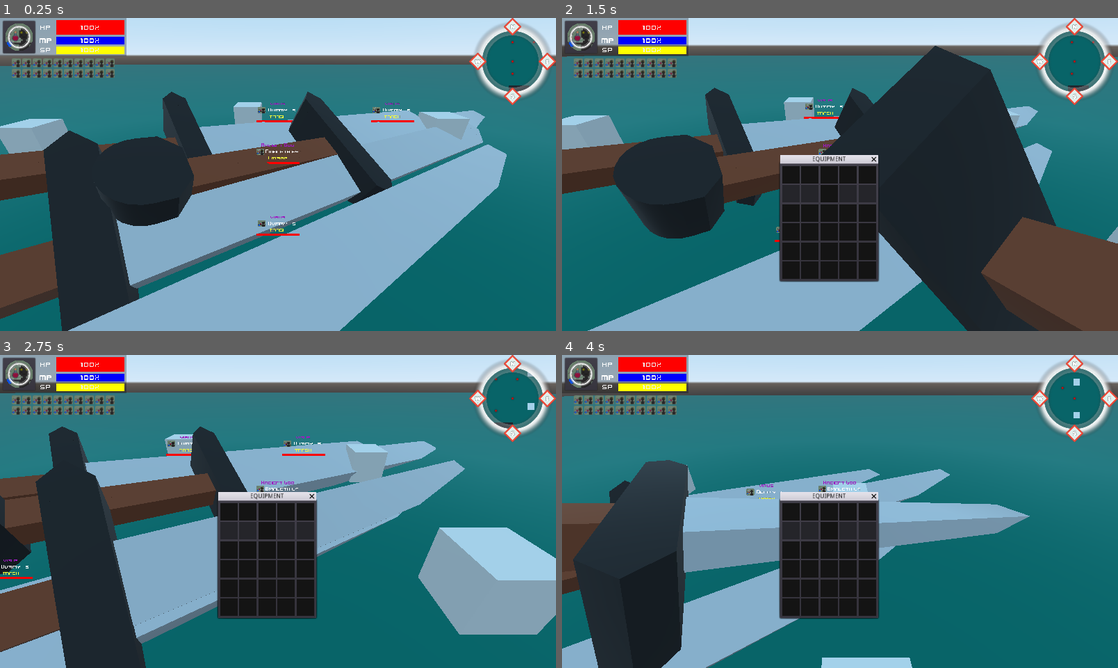
Above: before the commit, frames 1-4 (two rows, left to right).
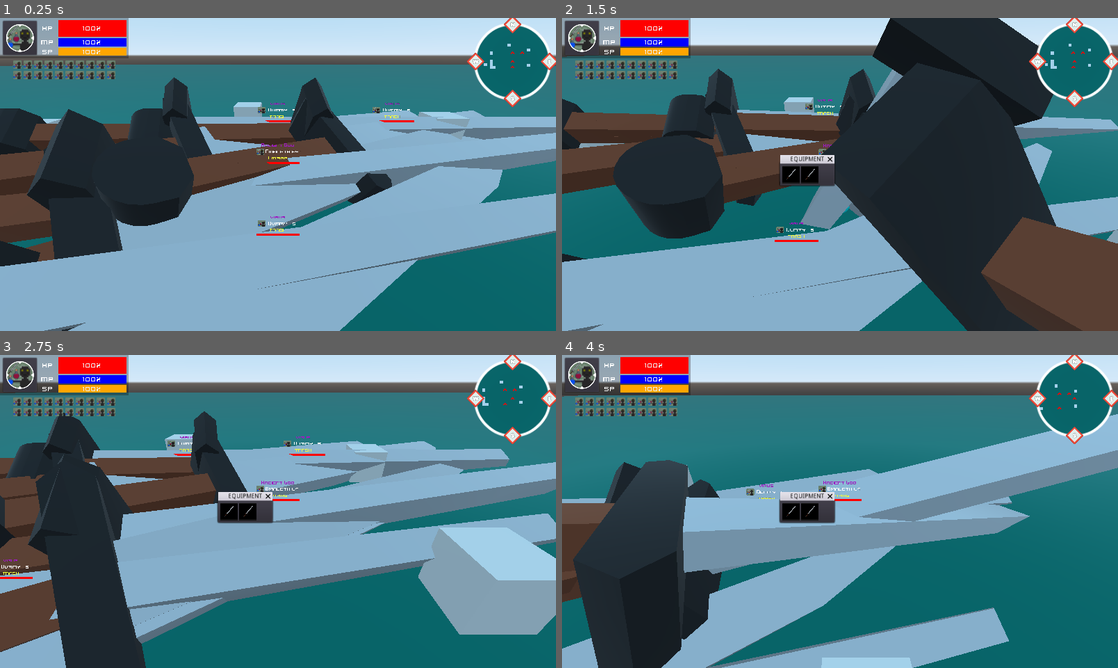
Above: after the commit, the same moments.

Repository: Emaleth/Aether_client
Game: Godot game, scene res://src/world/World.tscn
Two runs of this game, one before a commit and one after it. Both use one fixed random seed, a clock stepped at 60 frames per second and the inputs below.
Inputs (mouse positions are in pixels of both pictures, inside the frame that each line leads up to; where the layout moved, square brackets give the same spot in the first picture):
- Up to frame 1 (0.25 s): no input
- Up to frame 2 (1.5 s): click (584, 36) [578, 36] at 0.5 s; move the mouse to (962, 158) at 1.27 s; hold D (move_right) from 1.28 s (still down); tap C (character) at 1.35 s; click (962, 158) at 1.42 s
- Up to frame 3 (2.75 s): tap Space (jump) at 1.52 s; release D (move_right) at 2 s; drag from (166, 527) to (250, 574) at 2.02 s
- Up to frame 4 (4 s): move the mouse to (895, 442) at 2.77 s; hold D (move_right) 2.78-3.53 s; hold Middle mouse button (pan) 2.78-3.53 s; click (895, 442) at 2.92 s; move the mouse to (834, 517) at 3.52 s; hold W (move_forward) from 3.53 s (still down); right-click (834, 517) at 3.6 s; click (834, 517) at 3.67 s; tap Space (jump) at 3.77 s

The runs differ from the first frame. In frame 1, 23% of the frame differs, in the area x 0-100%, y 0-100%; in frame 2, 28%; in frame 3, 25%; in frame 4, 22%.

Commit message:
eq displays items

Diff:
--- a/scenes/Crate.tscn
+++ b/scenes/Crate.tscn
@@ -16,6 +16,7 @@
 [node name="crate" parent="." instance=ExtResource( 1 )]
 
 [node name="Cube" parent="crate" index="0"]
+layers = 7
 material/0 = SubResource( 2 )
 
 [editable path="crate"]
--- a/scenes/Ground.tscn
+++ b/scenes/Ground.tscn
@@ -9,6 +9,9 @@
 
 [node name="ground" parent="." instance=ExtResource( 1 )]
 
+[node name="generatedClone" parent="ground" index="0"]
+layers = 7
+
 [node name="CollisionShape" type="CollisionShape" parent="."]
 shape = SubResource( 1 )
 
--- a/src/actors/Actor.gd
+++ b/src/actors/Actor.gd
@@ -53,9 +53,9 @@
 		"item" : "00001"
 	},
 	"offhand" : {
-		"bone" : ["LeftHand"],
-		"slot" : null,
-		"item" : null
+		"bone" : ["mixamorigLeftHand"],
+		"slot" : null,
+		"item" : "00001"
 	},
 	"boots" : {
 		"bone" : ["LeftFoot", "RightFoot"],
@@ -191,13 +191,13 @@
 	for i in model.get_children():
 		if i is MeshInstance:
 			hide_from_minimap_camera(i)
-			i.set_layer_mask_bit(2, false)
+			i.set_layer_mask_bit(0, false)
 		else:
 			if i.get_child_count() > 0:
 				for l in i.get_children():
 					if l is MeshInstance:
 						hide_from_minimap_camera(l)
-						l.set_layer_mask_bit(2, false)
+						l.set_layer_mask_bit(0, false)
 	# CREATE BONE ATTACHMENT NODES
 	for i in equipment:
 		for s in equipment.get(i).bone:
@@ -236,8 +236,8 @@
 			hide_from_minimap_camera(i)
 
 func hide_from_minimap_camera(mesh):
-	mesh.set_layer_mask_bit(0, false)
-	mesh.set_layer_mask_bit(2, true)
+	mesh.set_layer_mask_bit(1, false)
+	mesh.set_layer_mask_bit(2, false)
 
 func show_indicator(yay_or_nay : bool):
 	if yay_or_nay:
--- a/src/actors/dummy/Enemy.gd
+++ b/src/actors/dummy/Enemy.gd
@@ -9,7 +9,7 @@
 	statistics.title = "virus"
 
 	model = preload("res://models/human_male.fbx")
-	$Debug.queue_free()
+#	$Debug.queue_free()
 	conf()
 	load_eq()
 	for i in model.get_children():
--- a/src/actors/player/Player.gd
+++ b/src/actors/player/Player.gd
@@ -12,7 +12,7 @@
 
 #	Input.set_use_accumulated_input(false)
 	model = preload("res://models/human_female.fbx")
-	$Debug.queue_free()
+#	$Debug.queue_free()
 	conf()
 	$GUI.conf(resources, minimap_camera_remote_transform)
 	connect("res_mod", $GUI, "update_gui", [resources])
--- a/src/camera/CameraRig.tscn
+++ b/src/camera/CameraRig.tscn
@@ -6,7 +6,7 @@
 script = ExtResource( 1 )
 
 [node name="Camera" type="Camera" parent="."]
-cull_mask = 1048573
+cull_mask = 1
 current = true
 near = 0.01
 far = 1000.0
--- a/src/gui/GUI.gd
+++ b/src/gui/GUI.gd
@@ -1,4 +1,15 @@
 extends CanvasLayer
+
+var source_slot = {
+	"slot" : null,
+	"item" : "",
+	"quantity" : 0,
+}
+var target_slot = {
+	"slot" : null,
+	"item" : "",
+	"quantity" : 0,
+}
 
 onready var nesw : Control = $MiniMap/Compass
 
@@ -23,9 +34,9 @@
 			$Equipment.hide()
 
 func conf(resources, minimap_camera_remote_transform):
-	$Progress.health_bar.conf(tr("00006"), resources.health.maximum, resources.health.current, Color(1, 0, 0, 1))
-	$Progress.mana_bar.conf(tr("00008"), resources.mana.maximum, resources.mana.current, Color(0, 0, 1, 1))
-	$Progress.stamina_bar.conf(tr("00010"), resources.stamina.maximum, resources.stamina.current, Color(1, 1, 0, 1))
+	$Progress.health_bar.conf(tr("00006"), resources.health.maximum, resources.health.current, Color.red)
+	$Progress.mana_bar.conf(tr("00008"), resources.mana.maximum, resources.mana.current, Color.blue)
+	$Progress.stamina_bar.conf(tr("00010"), resources.stamina.maximum, resources.stamina.current, Color.orange)
 
 	minimap_camera_remote_transform.remote_path = $MiniMap/MarginContainer/ViewportContainer/Viewport/MiniMapCamera.get_path()
 
@@ -42,9 +53,9 @@
 		$TargetProgress.lvl_label.text = target.statistics.level
 #		$TargetProgress.class_texture.texture = load("res://icon.png")
 		$TargetProgress.target_stuff.show()
-		$TargetProgress.health_bar.conf(tr("00006"), target.resources.health.maximum, target.resources.health.current, Color(1, 0, 0, 1))
-		$TargetProgress.mana_bar.conf(tr("00008"), target.resources.mana.maximum, target.resources.mana.current, Color(0, 0, 1, 1))
-		$TargetProgress.stamina_bar.conf(tr("00010"), target.resources.stamina.maximum, target.resources.stamina.current, Color(1, 1, 0, 1))
+		$TargetProgress.health_bar.conf(tr("00006"), target.resources.health.maximum, target.resources.health.current, Color.red)
+		$TargetProgress.mana_bar.conf(tr("00008"), target.resources.mana.maximum, target.resources.mana.current, Color.blue)
+		$TargetProgress.stamina_bar.conf(tr("00010"), target.resources.stamina.maximum, target.resources.stamina.current, Color.orange)
 		$TargetProgress.show()
 
 func update_targe_info(res):
--- a/src/gui/NullSlot.tscn
+++ b/src/gui/NullSlot.tscn
@@ -4,6 +4,7 @@
 margin_right = 40.0
 margin_bottom = 40.0
 rect_min_size = Vector2( 40, 40 )
+mouse_filter = 1
 __meta__ = {
 "_edit_use_anchors_": false
 }
--- a/src/gui/TargetIndicator.gd
+++ b/src/gui/TargetIndicator.gd
@@ -9,11 +9,14 @@
 onready var tween : Tween = $Tween
 onready var target_indicator : Spatial = $TargetIndicator
 onready var minimap_indicator : Spatial = $minimap_indicator
+onready var map_indicator : Spatial = $map_indicator
+
 var type = "enemy"
 
 func _ready() -> void:
 	target_indicator.get_node("Icosphere").get("material/0").set_albedo(types.get(type))
 	minimap_indicator.get_node("Plane").get("material/0").set_albedo(types.get(type))
+	map_indicator.get_node("Plane").get("material/0").set_albedo(types.get(type))
 	target_indicator.transform.origin.y = 3.3
 
 func bounce():
--- a/src/gui/TargetIndicator.tscn
+++ b/src/gui/TargetIndicator.tscn
@@ -1,9 +1,11 @@
-[gd_scene load_steps=7 format=2]
+[gd_scene load_steps=10 format=2]
 
 [ext_resource path="res://src/gui/TargetIndicator.gd" type="Script" id=1]
 [ext_resource path="res://models/target_indicator.glb" type="PackedScene" id=2]
-[ext_resource path="res://textures/circle_05.png" type="Texture" id=3]
+[ext_resource path="res://textures/crosshair022.png" type="Texture" id=3]
 [ext_resource path="res://models/minimap_indicator.glb" type="PackedScene" id=4]
+[ext_resource path="res://textures/crosshair001.png" type="Texture" id=5]
+[ext_resource path="res://models/map_indicator.glb" type="PackedScene" id=6]
 
 [sub_resource type="SpatialMaterial" id=1]
 resource_local_to_scene = true
@@ -20,6 +22,14 @@
 flags_disable_ambient_light = true
 albedo_texture = ExtResource( 3 )
 
+[sub_resource type="SpatialMaterial" id=3]
+flags_transparent = true
+flags_unshaded = true
+flags_fixed_size = true
+flags_do_not_receive_shadows = true
+flags_disable_ambient_light = true
+albedo_texture = ExtResource( 5 )
+
 [node name="Spatial" type="Spatial"]
 script = ExtResource( 1 )
 
@@ -32,16 +42,24 @@
 visible = false
 
 [node name="Icosphere" parent="TargetIndicator" index="0"]
-layers = 4
 material/0 = SubResource( 1 )
 
 [node name="minimap_indicator" parent="." instance=ExtResource( 4 )]
-transform = Transform( 1, 0, 0, 0, 1, 0, 0, 0, 1, 0, 3, 0 )
+transform = Transform( 3, 0, 0, 0, 1, 0, 0, 0, 3, 0, 3, 0 )
 
 [node name="Plane" parent="minimap_indicator" index="0"]
 layers = 2
 cast_shadow = 0
 material/0 = SubResource( 2 )
 
+[node name="map_indicator" parent="." instance=ExtResource( 6 )]
+transform = Transform( 1, 0, 0, 0, 1, 0, 0, 0, 1, 0, 3, 0 )
+
+[node name="Plane" parent="map_indicator" index="0"]
+transform = Transform( 1.5, 0, 0, 0, 1, 0, 0, 0, 1.5, 0, 0, 0 )
+layers = 4
+material/0 = SubResource( 3 )
+
 [editable path="TargetIndicator"]
 [editable path="minimap_indicator"]
+[editable path="map_indicator"]
--- a/src/gui/eq/Equipment.gd
+++ b/src/gui/eq/Equipment.gd
@@ -3,19 +3,42 @@
 
 var actor_eq
 
-var source_slot = {
-	"slot" : null,
-	"item" : "",
-	"quantity" : 0,
+var equipment : Dictionary = {
+	"mainhand" : {
+		"slot" : null,
+		"item" : null
+	},
+	"offhand" : {
+		"slot" : null,
+		"item" : null
+	},
+	"boots" : {
+		"slot" : null,
+		"item" : null
+	},
+	"gloves" : {
+		"slot" : null,
+		"item" : null
+	},
+	"torso" : {
+		"slot" : null,
+		"item" : null
+	},
+	"helmet" : {
+		"slot" : null,
+		"item" : null
+	},
+	"cape" : {
+		"slot" : null,
+		"item" : null
+	}
 }
-var target_slot = {
-	"slot" : null,
-	"item" : "",
-	"quantity" : 0,
-}
+
 
 func _ready() -> void:
 	window_title = tr("00013")
+	equipment.mainhand.slot = $MarginContainer/GridContainer/MainHand
+	equipment.offhand.slot = $MarginContainer/GridContainer/OffHand
 
 func _on_MarginContainer_sort_children() -> void:
 	rect_min_size = $MarginContainer.rect_min_size
@@ -24,26 +47,13 @@
 func conf(eq : Dictionary):
 	actor_eq = eq
 	for i in actor_eq:
-		print(i)
-#		print(actor_eq.get(i))
-#		print(actor_eq.get(i).slot)
-#		print(actor_eq.get(i).item)
-#		var new_slot = slot_path.instance()
-#		slot_grid.add_child(new_slot)
-#		actor_eq.get(i).slot_node = new_slot
-#		new_slot.conf(self, actor_eq.get(i).item, actor_eq.get(i).quantity, i)
-##	print(actor_inv)
+		if equipment.get(i).slot:
+			equipment.get(i).slot.conf(self, actor_eq.get(i).item, 1, NAN, true)
+			print(equipment.get(i).item)
+			print(equipment.get(i).slot)
+
 
 func can_drop_data(position: Vector2, data) -> bool:
-#	print(actor_inv)
 	return false
 
-
-func conf_slots():
-	$slot.type = "mainhand"
-	$slot.type = "offhand"
-	$slot.type = "boots"
-	$slot.type = "gloves"
-	$slot.type = "torso"
-	$slot.type = "helmet"
-	$slot.type = "cape"
+#
--- a/src/gui/eq/Equipment.tscn
+++ b/src/gui/eq/Equipment.tscn
@@ -1,8 +1,7 @@
-[gd_scene load_steps=4 format=2]
+[gd_scene load_steps=3 format=2]
 
 [ext_resource path="res://src/gui/eq/Equipment.gd" type="Script" id=1]
 [ext_resource path="res://src/gui/w_base/slot/Slot.tscn" type="PackedScene" id=2]
-[ext_resource path="res://src/gui/NullSlot.tscn" type="PackedScene" id=3]
 
 [node name="Equipment" type="WindowDialog"]
 margin_left = 317.5
@@ -28,154 +27,23 @@
 "_edit_use_anchors_": false
 }
 
-[node name="VBoxContainer" type="VBoxContainer" parent="MarginContainer"]
+[node name="GridContainer" type="GridContainer" parent="MarginContainer"]
 margin_left = 5.0
 margin_top = 5.0
 margin_right = 221.0
-margin_bottom = 265.0
-alignment = 1
+margin_bottom = 221.0
+columns = 5
 
-[node name="TrinketRow" type="HBoxContainer" parent="MarginContainer/VBoxContainer"]
-margin_right = 216.0
-margin_bottom = 40.0
-alignment = 1
+[node name="MainHand" parent="MarginContainer/GridContainer" instance=ExtResource( 2 )]
+margin_left = 88.0
+margin_top = 132.0
+margin_right = 128.0
+margin_bottom = 172.0
 
-[node name="Slot" parent="MarginContainer/VBoxContainer/TrinketRow" instance=ExtResource( 2 )]
-
-[node name="Slot2" parent="MarginContainer/VBoxContainer/TrinketRow" instance=ExtResource( 2 )]
-margin_left = 44.0
-margin_right = 84.0
-
-[node name="Slot3" parent="MarginContainer/VBoxContainer/TrinketRow" instance=ExtResource( 2 )]
+[node name="OffHand" parent="MarginContainer/GridContainer" instance=ExtResource( 2 )]
 margin_left = 88.0
+margin_top = 132.0
 margin_right = 128.0
-
-[node name="Slot4" parent="MarginContainer/VBoxContainer/TrinketRow" instance=ExtResource( 2 )]
-margin_left = 132.0
-margin_right = 172.0
-
-[node name="Slot5" parent="MarginContainer/VBoxContainer/TrinketRow" instance=ExtResource( 2 )]
-margin_left = 176.0
-margin_right = 216.0
-
-[node name="HeadRow" type="HBoxContainer" parent="MarginContainer/VBoxContainer"]
-margin_top = 44.0
-margin_right = 216.0
-margin_bottom = 84.0
-alignment = 1
-
-[node name="NullSlot" parent="MarginContainer/VBoxContainer/HeadRow" instance=ExtResource( 3 )]
-
-[node name="NullSlot2" parent="MarginContainer/VBoxContainer/HeadRow" instance=ExtResource( 3 )]
-margin_left = 44.0
-margin_right = 84.0
-
-[node name="Slot" parent="MarginContainer/VBoxContainer/HeadRow" instance=ExtResource( 2 )]
-margin_left = 88.0
-margin_right = 128.0
-
-[node name="NullSlot3" parent="MarginContainer/VBoxContainer/HeadRow" instance=ExtResource( 3 )]
-margin_left = 132.0
-margin_right = 172.0
-
-[node name="NullSlot4" parent="MarginContainer/VBoxContainer/HeadRow" instance=ExtResource( 3 )]
-margin_left = 176.0
-margin_right = 216.0
-
-[node name="ChestRow" type="HBoxContainer" parent="MarginContainer/VBoxContainer"]
-margin_top = 88.0
-margin_right = 216.0
-margin_bottom = 128.0
-alignment = 1
-
-[node name="Slot" parent="MarginContainer/VBoxContainer/ChestRow" instance=ExtResource( 2 )]
-
-[node name="Slot2" parent="MarginContainer/VBoxContainer/ChestRow" instance=ExtResource( 2 )]
-margin_left = 44.0
-margin_right = 84.0
-
-[node name="Slot3" parent="MarginContainer/VBoxContainer/ChestRow" instance=ExtResource( 2 )]
-margin_left = 88.0
-margin_right = 128.0
-
-[node name="Slot4" parent="MarginContainer/VBoxContainer/ChestRow" instance=ExtResource( 2 )]
-margin_left = 132.0
-margin_right = 172.0
-
-[node name="Slot5" parent="MarginContainer/VBoxContainer/ChestRow" instance=ExtResource( 2 )]
-margin_left = 176.0
-margin_right = 216.0
-
-[node name="BeltRow" type="HBoxContainer" parent="MarginContainer/VBoxContainer"]
-margin_top = 132.0
-margin_right = 216.0
 margin_bottom = 172.0
-alignment = 1
-
-[node name="Slot" parent="MarginContainer/VBoxContainer/BeltRow" instance=ExtResource( 2 )]
-
-[node name="Slot2" parent="MarginContainer/VBoxContainer/BeltRow" instance=ExtResource( 2 )]
-margin_left = 44.0
-margin_right = 84.0
-
-[node name="Slot3" parent="MarginContainer/VBoxContainer/BeltRow" instance=ExtResource( 2 )]
-margin_left = 88.0
-margin_right = 128.0
-
-[node name="Slot4" parent="MarginContainer/VBoxContainer/BeltRow" instance=ExtResource( 2 )]
-margin_left = 132.0
-margin_right = 172.0
-
-[node name="Slot5" parent="MarginContainer/VBoxContainer/BeltRow" instance=ExtResource( 2 )]
-margin_left = 176.0
-margin_right = 216.0
-
-[node name="LegRow" type="HBoxContainer" parent="MarginContainer/VBoxContainer"]
-margin_top = 176.0
-margin_right = 216.0
-margin_bottom = 216.0
-alignment = 1
-
-[node name="Slot" parent="MarginContainer/VBoxContainer/LegRow" instance=ExtResource( 2 )]
-
-[node name="Slot2" parent="MarginContainer/VBoxContainer/LegRow" instance=ExtResource( 2 )]
-margin_left = 44.0
-margin_right = 84.0
-
-[node name="Slot3" parent="MarginContainer/VBoxContainer/LegRow" instance=ExtResource( 2 )]
-margin_left = 88.0
-margin_right = 128.0
-
-[node name="Slot4" parent="MarginContainer/VBoxContainer/LegRow" instance=ExtResource( 2 )]
-margin_left = 132.0
-margin_right = 172.0
-
-[node name="Slot5" parent="MarginContainer/VBoxContainer/LegRow" instance=ExtResource( 2 )]
-margin_left = 176.0
-margin_right = 216.0
-
-[node name="FeetRow" type="HBoxContainer" parent="MarginContainer/VBoxContainer"]
-margin_top = 220.0
-margin_right = 216.0
-margin_bottom = 260.0
-alignment = 1
-
-[node name="Slot" parent="MarginContainer/VBoxContainer/FeetRow" instance=ExtResource( 2 )]
-
-[node name="Slot2" parent="MarginContainer/VBoxContainer/FeetRow" instance=ExtResource( 2 )]
-margin_left = 44.0
-margin_right = 84.0
-
-[node name="Slot3" parent="MarginContainer/VBoxContainer/FeetRow" instance=ExtResource( 2 )]
-margin_left = 88.0
-margin_right = 128.0
-
-[node name="Slot4" parent="MarginContainer/VBoxContainer/FeetRow" instance=ExtResource( 2 )]
-margin_left = 132.0
-margin_right = 172.0
-
-[node name="Slot5" parent="MarginContainer/VBoxContainer/FeetRow" instance=ExtResource( 2 )]
-margin_left = 176.0
-margin_right = 216.0
 
 [connection signal="sort_children" from="MarginContainer" to="." method="_on_MarginContainer_sort_children"]
--- a/src/gui/hud/NameResHud.tscn
+++ b/src/gui/hud/NameResHud.tscn
@@ -23,7 +23,6 @@
 transform = Transform( 1, 0, 0, 0, 1, 0, 0, 0, 1, 0, 2.5, 0 )
 
 [node name="Plane" parent="name_plate" index="0"]
-layers = 4
 material/0 = SubResource( 1 )
 
 [node name="Viewport" type="Viewport" parent="name_plate/Plane" index="0"]
--- a/src/gui/map/Map.tscn
+++ b/src/gui/map/Map.tscn
@@ -53,8 +53,8 @@
 render_target_update_mode = 3
 
 [node name="Camera" type="Camera" parent="MarginContainer/ViewportContainer/Viewport"]
-transform = Transform( 1, 0, 0, 0, -1.62921e-07, 1, 0, -1, -1.62921e-07, 0, 50, 0 )
-cull_mask = 1048571
+transform = Transform( 1, 0, 0, 0, -1.62921e-07, 1, 0, -1, -1.62921e-07, 0, 0, 0 )
+cull_mask = 4
 projection = 1
 size = 100.0
 far = 1000.0
--- a/src/gui/w_base/portret/Portrait.tscn
+++ b/src/gui/w_base/portret/Portrait.tscn
@@ -1,6 +1,6 @@
 [gd_scene load_steps=6 format=2]
 
-[ext_resource path="res://textures/circle_03.png" type="Texture" id=1]
+[ext_resource path="res://textures/crosshair131.png" type="Texture" id=1]
 [ext_resource path="res://icon.png" type="Texture" id=2]
 [ext_resource path="res://src/gui/w_base/portret/Portrait.gd" type="Script" id=3]
 [ext_resource path="res://shaders/circle_cut.shader" type="Shader" id=4]
@@ -18,12 +18,23 @@
 "_edit_use_anchors_": false
 }
 
-[node name="Button" type="TextureButton" parent="."]
-material = SubResource( 1 )
+[node name="MarginContainer" type="MarginContainer" parent="."]
 margin_left = 7.0
 margin_top = 7.0
-margin_right = 71.0
-margin_bottom = 71.0
+margin_right = 75.0
+margin_bottom = 75.0
+mouse_filter = 1
+custom_constants/margin_right = 2
+custom_constants/margin_top = 2
+custom_constants/margin_left = 2
+custom_constants/margin_bottom = 2
+
+[node name="Button" type="TextureButton" parent="MarginContainer"]
+material = SubResource( 1 )
+margin_left = 2.0
+margin_top = 2.0
+margin_right = 66.0
+margin_bottom = 66.0
 mouse_filter = 1
 size_flags_horizontal = 3
 size_flags_vertical = 3
@@ -34,8 +45,8 @@
 [node name="Border" type="TextureRect" parent="."]
 margin_left = 7.0
 margin_top = 7.0
-margin_right = 71.0
-margin_bottom = 71.0
+margin_right = 75.0
+margin_bottom = 75.0
 mouse_filter = 2
 size_flags_horizontal = 3
 size_flags_vertical = 3
@@ -46,4 +57,4 @@
 "_edit_use_anchors_": false
 }
 
-[connection signal="pressed" from="Button" to="." method="_on_Button_pressed"]
+[connection signal="pressed" from="MarginContainer/Button" to="." method="_on_Button_pressed"]
--- a/src/gui/w_base/slot/Slot.gd
+++ b/src/gui/w_base/slot/Slot.gd
@@ -4,6 +4,7 @@
 var quantity : int
 var inventory = null
 var place_in_actor = null
+var eq_slot = false
 
 onready var texture = $TextureRect
 onready var q_label = $Label
@@ -12,7 +13,9 @@
 	q_label.text = ""
 	disabled = true
 
-func conf(inv = null, item = "", q = 1, pia : int = -1):
+func conf(inv = null, item = "", q = 1, pia : int = -1, eq : bool = false):
+	if eq:
+		eq_slot = true
 	if pia != -1:
 #		print(pia)
 		place_in_actor = pia
@@ -66,8 +69,10 @@
 	inventory.target_slot["slot"] = self
 	inventory.target_slot["item"] = item_uid
 	inventory.target_slot["quantity"] = quantity
-
-	swap()
+	if not eq_slot:
+		swap()
+	elif eq_slot:
+		pass
 
 func swap():
 	if inventory.target_slot["slot"] != inventory.source_slot["slot"]:
--- a/src/gui/w_minimap/MiniMap.gd
+++ b/src/gui/w_minimap/MiniMap.gd
@@ -11,10 +11,10 @@
 	conf_compass()
 
 func conf_compass() -> void:
-	north.rect_position = Vector2(compass.rect_size.x / 2 - 20, 0)
-	east.rect_position = Vector2(compass.rect_size.x - 40, compass.rect_size.y / 2 - 20)
-	south.rect_position = Vector2(compass.rect_size.x / 2 - 20, compass.rect_size.y - 40)
-	west.rect_position = Vector2(0, compass.rect_size.y / 2 - 20)
+	north.rect_position = Vector2(compass.rect_size.x / 2 - 20, -5)
+	east.rect_position = Vector2(compass.rect_size.x - 35, compass.rect_size.y / 2 - 20)
+	south.rect_position = Vector2(compass.rect_size.x / 2 - 20, compass.rect_size.y - 35)
+	west.rect_position = Vector2(-5, compass.rect_size.y / 2 - 20)
 
 
 func _on_ViewportContainer_gui_input(event: InputEvent) -> void:
@@ -24,4 +24,5 @@
 
 func _process(delta: float) -> void:
 	for i in compass.get_children():
+		$MarginContainer2/Border.rect_rotation = compass.rect_rotation
 		i.rect_rotation = -compass.rect_rotation
--- a/src/gui/w_minimap/MiniMap.tscn
+++ b/src/gui/w_minimap/MiniMap.tscn
@@ -6,7 +6,7 @@
 [ext_resource path="res://textures/tileS.png" type="Texture" id=4]
 [ext_resource path="res://textures/tileN.png" type="Texture" id=5]
 [ext_resource path="res://textures/tileE.png" type="Texture" id=6]
-[ext_resource path="res://textures/circle_03.png" type="Texture" id=7]
+[ext_resource path="res://textures/crosshair131.png" type="Texture" id=7]
 
 [sub_resource type="StyleBoxEmpty" id=1]
 
@@ -31,37 +31,43 @@
 margin_right = 200.0
 margin_bottom = 200.0
 mouse_filter = 2
-custom_constants/margin_right = 25
-custom_constants/margin_top = 25
-custom_constants/margin_left = 25
-custom_constants/margin_bottom = 25
+custom_constants/margin_right = 15
+custom_constants/margin_top = 15
+custom_constants/margin_left = 15
+custom_constants/margin_bottom = 15
 
 [node name="ViewportContainer" type="ViewportContainer" parent="MarginContainer"]
 material = SubResource( 2 )
-margin_left = 25.0
-margin_top = 25.0
-margin_right = 175.0
-margin_bottom = 175.0
+margin_left = 15.0
+margin_top = 15.0
+margin_right = 185.0
+margin_bottom = 185.0
 stretch = true
 
 [node name="Viewport" type="Viewport" parent="MarginContainer/ViewportContainer"]
-size = Vector2( 150, 150 )
+size = Vector2( 500, 500 )
 handle_input_locally = false
-usage = 3
 render_target_update_mode = 3
 
 [node name="MiniMapCamera" type="Camera" parent="MarginContainer/ViewportContainer/Viewport"]
-cull_mask = 1048571
+cull_mask = 2
 projection = 1
-size = 20.0
+size = 50.0
 
 [node name="MarginContainer2" type="MarginContainer" parent="."]
 margin_right = 200.0
 margin_bottom = 200.0
+custom_constants/margin_right = 5
+custom_constants/margin_top = 5
+custom_constants/margin_left = 5
+custom_constants/margin_bottom = 5
 
 [node name="Border" type="TextureRect" parent="MarginContainer2"]
-margin_right = 200.0
-margin_bottom = 200.0
+margin_left = 5.0
+margin_top = 5.0
+margin_right = 195.0
+margin_bottom = 195.0
+rect_pivot_offset = Vector2( 95, 95 )
 mouse_filter = 2
 size_flags_horizontal = 3
 size_flags_vertical = 3
--- a/src/gui/w_progress/Progress.tscn
+++ b/src/gui/w_progress/Progress.tscn
@@ -25,8 +25,8 @@
 }
 
 [node name="Progress" type="PanelContainer" parent="VSplitContainer"]
-margin_right = 292.0
-margin_bottom = 88.0
+margin_right = 296.0
+margin_bottom = 92.0
 size_flags_horizontal = 4
 size_flags_vertical = 4
 custom_styles/panel = SubResource( 1 )
@@ -35,8 +35,8 @@
 }
 
 [node name="MarginContainer" type="MarginContainer" parent="VSplitContainer/Progress"]
-margin_right = 292.0
-margin_bottom = 88.0
+margin_right = 296.0
+margin_bottom = 92.0
 size_flags_horizontal = 4
 size_flags_vertical = 4
 custom_constants/margin_right = 5
@@ -50,8 +50,8 @@
 [node name="HBoxContainer" type="HBoxContainer" parent="VSplitContainer/Progress/MarginContainer"]
 margin_left = 5.0
 margin_top = 5.0
-margin_right = 287.0
-margin_bottom = 83.0
+margin_right = 291.0
+margin_bottom = 87.0
 size_flags_vertical = 4
 alignment = 1
 __meta__ = {
@@ -59,11 +59,13 @@
 }
 
 [node name="Portrait" parent="VSplitContainer/Progress/MarginContainer/HBoxContainer" instance=ExtResource( 1 )]
+margin_right = 82.0
+margin_bottom = 82.0
 
 [node name="VBoxContainer" type="VBoxContainer" parent="VSplitContainer/Progress/MarginContainer/HBoxContainer"]
-margin_left = 82.0
-margin_right = 282.0
-margin_bottom = 78.0
+margin_left = 86.0
+margin_right = 286.0
+margin_bottom = 82.0
 rect_min_size = Vector2( 200, 50 )
 size_flags_horizontal = 3
 size_flags_vertical = 3
@@ -119,24 +121,24 @@
 
 [node name="Health" parent="VSplitContainer/Progress/MarginContainer/HBoxContainer/VBoxContainer" instance=ExtResource( 3 )]
 margin_right = 200.0
-margin_bottom = 34.0
+margin_bottom = 38.0
 size_flags_stretch_ratio = 4.0
 
 [node name="Mana" parent="VSplitContainer/Progress/MarginContainer/HBoxContainer/VBoxContainer" instance=ExtResource( 3 )]
-margin_top = 38.0
-margin_right = 200.0
-margin_bottom = 56.0
+margin_top = 42.0
+margin_right = 200.0
+margin_bottom = 60.0
 size_flags_stretch_ratio = 0.5
 
 [node name="Stamina" parent="VSplitContainer/Progress/MarginContainer/HBoxContainer/VBoxContainer" instance=ExtResource( 3 )]
-margin_top = 60.0
-margin_right = 200.0
-margin_bottom = 78.0
+margin_top = 64.0
+margin_right = 200.0
+margin_bottom = 82.0
 size_flags_stretch_ratio = 0.5
 
 [node name="MarginContainer" type="MarginContainer" parent="VSplitContainer"]
-margin_top = 88.0
-margin_right = 292.0
+margin_top = 92.0
+margin_right = 296.0
 margin_bottom = 149.0
 custom_constants/margin_right = 5
 custom_constants/margin_top = 5
@@ -144,10 +146,10 @@
 custom_constants/margin_bottom = 5
 
 [node name="StatusGrid" type="GridContainer" parent="VSplitContainer/MarginContainer"]
-margin_left = 28.0
+margin_left = 30.0
 margin_top = 5.0
-margin_right = 264.0
-margin_bottom = 56.0
+margin_right = 266.0
+margin_bottom = 52.0
 size_flags_horizontal = 4
 columns = 10
 
--- a/src/hit_number/HitNumber.tscn
+++ b/src/hit_number/HitNumber.tscn
@@ -18,7 +18,6 @@
 script = ExtResource( 1 )
 
 [node name="MeshInstance" type="MeshInstance" parent="."]
-layers = 4
 mesh = SubResource( 1 )
 material/0 = SubResource( 2 )
 
Binary file added: models/map_indicator.glb
Not shown, added: models/map_indicator.glb.import
Binary file removed: textures/circle_03.png
Binary file removed: textures/circle_05.png
Binary file added: textures/crosshair001.png
Not shown, changed: textures/crosshair001.png.import
Binary file added: textures/crosshair022.png
Not shown, added: textures/crosshair022.png.import
Binary file added: textures/crosshair131.png
Not shown, changed: textures/crosshair131.png.import
